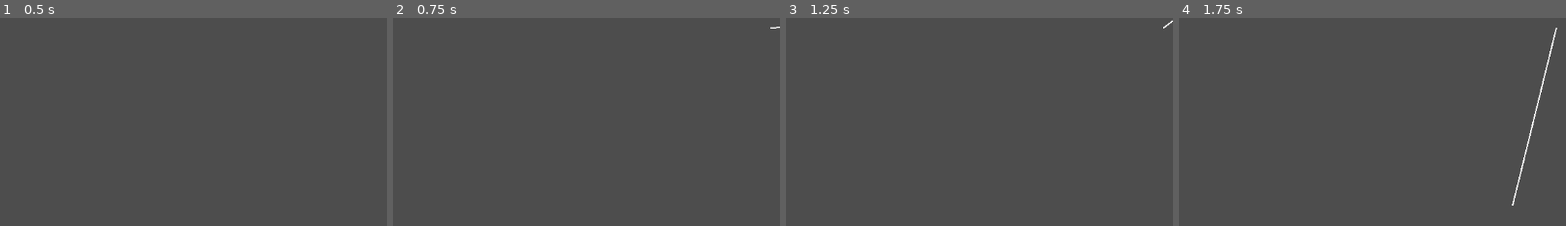
Above: before the commit, frames 1-4 (left to right).
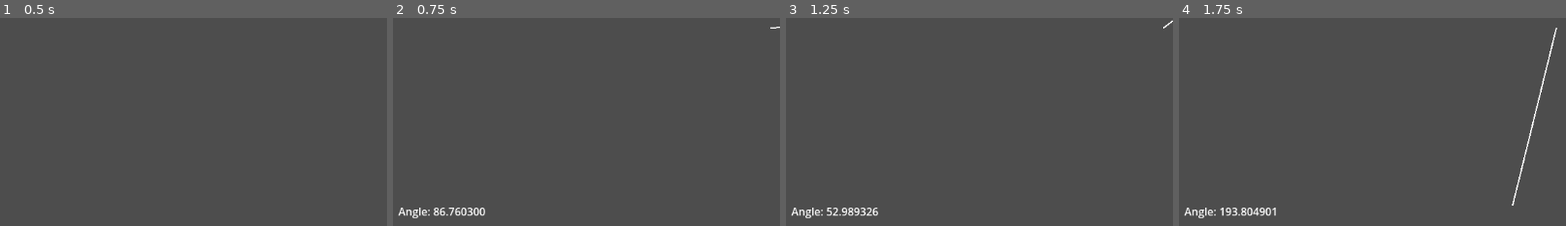
Above: after the commit, the same moments.

Repository: RCJacH/lazer_escape-Godot-game
Game: Godot game, scene res://src/core/level/level.tscn
Same seed, same stepped clock (60 frames per second), same inputs: the game is played once before the commit and once after it. The project has no main scene, so this scene is started directly.
Inputs (mouse positions are % of the whole screen's width and height, from its top left):
- Up to frame 1 (0.5 s): no input
- Up to frame 2 (0.75 s): tap Enter at 0.5 s; drag from (50, 48) to (60, 25) at 0.52 s
- Up to frame 3 (1.25 s): no input
- Up to frame 4 (1.75 s): tap Space at 1.25 s; drag from (30, 53) to (45, 69) at 1.27 s
The pictures show only the part of the screen within x 0-50%, y 38-88%; the shares and areas given below are measured in that part.

Frame 1 is identical in both runs. In frame 2, 0.5% of the frame differs, in the area x 1-24%, y 91-97%; in frame 3, 0.5%; in frame 4, 0.6%, in the area x 1-26%, y 91-97%.

Commit message:
add angle label refresh upon recalculating

Diff:
--- a/src/core/level/level.tscn
+++ b/src/core/level/level.tscn
@@ -1,10 +1,11 @@
-[gd_scene load_steps=6 format=3 uid="uid://brjygsbomddjk"]
+[gd_scene load_steps=7 format=3 uid="uid://brjygsbomddjk"]
 
 [ext_resource type="Script" path="res://src/core/level/level.gd" id="1_ybe1b"]
 [ext_resource type="PackedScene" uid="uid://cd00ciib5wud0" path="res://src/core/level/level_boundaries/level_boundaries.tscn" id="2_bot5h"]
 [ext_resource type="Script" path="res://src/core/level/control_parser.gd" id="2_dnff1"]
 [ext_resource type="PackedScene" uid="uid://cwggn3r25h120" path="res://src/core/lazer/lazer.tscn" id="2_jtln5"]
 [ext_resource type="Script" path="res://src/core/level/lazer_host.gd" id="2_u8vuf"]
+[ext_resource type="Script" path="res://src/core/level/level_ui/info/angle_label.gd" id="5_d81yi"]
 
 [node name="Level" type="Control"]
 layout_mode = 3
@@ -75,6 +76,7 @@
 [node name="AngleLabel" type="Label" parent="Viewport/LevelBlock/MarginContainer/VBoxContainer"]
 layout_mode = 2
 vertical_alignment = 1
+script = ExtResource("5_d81yi")
 metadata/_edit_lock_ = true
 
 [node name="LevelBoundaries" parent="Viewport/LevelBlock" instance=ExtResource("2_bot5h")]
@@ -85,6 +87,7 @@
 layout_mode = 2
 
 [connection signal="all_target_hit" from="LazerHost" to="." method="_on_lazer_host_all_target_hit"]
+[connection signal="angle_changed" from="LazerHost/Lazer" to="Viewport/LevelBlock/MarginContainer/VBoxContainer/AngleLabel" method="_on_lazer_angle_changed"]
 [connection signal="gui_input" from="CanvasLayer/ControlParser" to="CanvasLayer/ControlParser" method="_on_gui_input"]
 [connection signal="mouse_moved" from="CanvasLayer/ControlParser" to="LazerHost" method="_on_control_parser_mouse_moved"]
 [connection signal="wheel_down_pressed" from="CanvasLayer/ControlParser" to="LazerHost" method="_on_control_parser_wheel_down_pressed"]
--- /dev/null
+++ b/src/core/level/level_ui/info/angle_label.gd
@@ -0,0 +1,8 @@
+extends Label
+
+
+func _on_lazer_angle_changed(new_angle: float):
+	var angle := rad_to_deg(new_angle + PI * 0.5)
+	if angle < 0.0:
+		angle += 360.0
+	text = "Angle: %f" % angle
